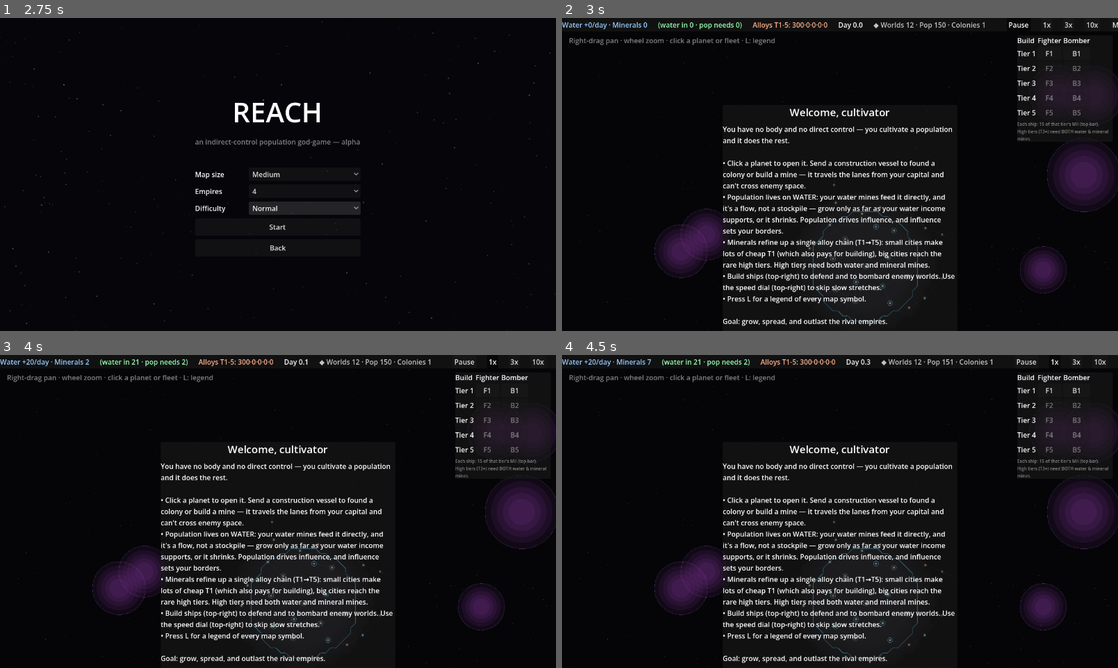
Above: before the commit, frames 1-4 (two rows, left to right).
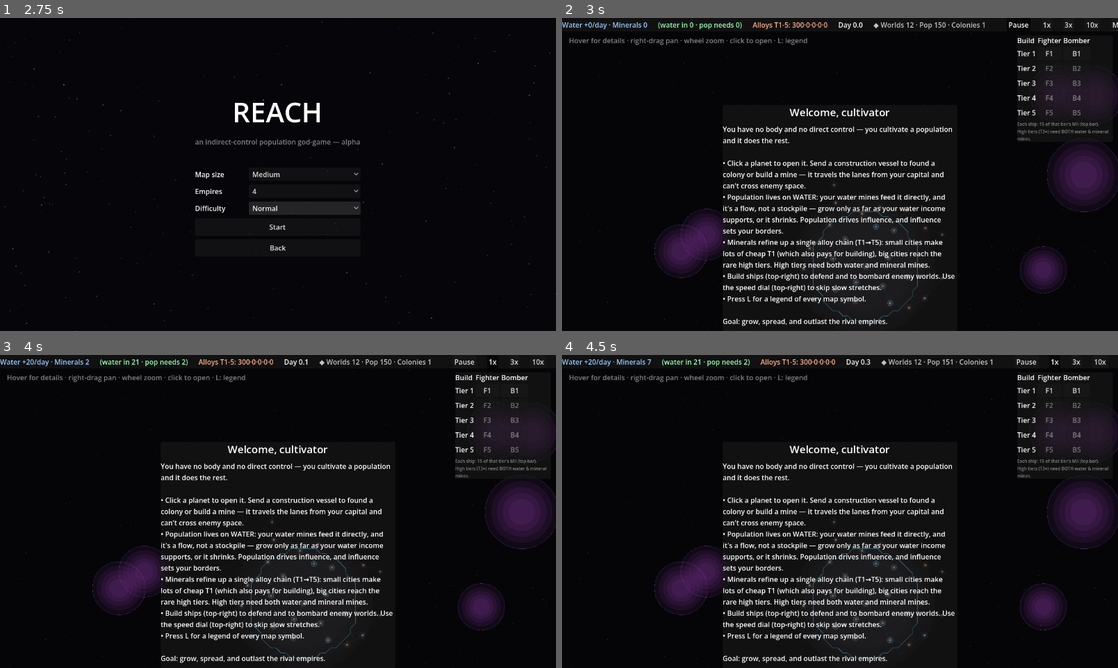
Above: after the commit, the same moments.

Repository: evyatarmitz/reach
Game: Godot game, scene res://menu/menu.tscn
The game is run twice, just before and just after one commit, with the same random seed, the same clock (stepped at 60 frames per second) and the same inputs.
Inputs:
- Up to frame 1 (2.75 s): click "New Game" at 0.5 s; click "Normal" at 1.25 s; click "Normal" at 2 s
- Up to frame 2 (3 s): click "Start" at 2.75 s
- Up to frame 3 (4 s): click "1x" at 3.5 s
- Up to frame 4 (4.5 s): click "1x" at 4.25 s

Frame 1 is identical in both runs. In frame 2, 0.4% of the frame differs, in the area x 1-69%, y 6-93%; in frame 3, 0.4%; in frame 4, 0.4%.

Commit message:
0.79.0 - graphics/ui batch 3: sharper + depth, Paradox-style hover tooltip
Sharper: enabled 4x MSAA on the 2D canvas (anti_aliasing/quality/msaa_2d=2) so every
drawn circle/line/arc edge (stars, rings, borders, ships) is smooth instead of jagged.
Fog grid finer again (FOG_CELL 30->22, FIELD_MAX_CELLS 100->130) for a crisper lit edge -
affordable since the bake runs off-thread.

Depth: _draw_star reworked into a layered luminous body (wide faint corona, coloured glow
falloff, bright core, hot white pip). Map name labels now draw with a soft dark
drop-shadow (_draw_name) so they lift off the fog.

Hover tooltip (Paradox-style): a floating PanelContainer+RichTextLabel (BBCode, dark card
with border+shadow, mouse-transparent, cursor-following and screen-clamped).
_update_tooltip runs every frame: a HUD explainer when the cursor is over a registered
figure (water/minerals, water balance, alloy tiers - each explains the mechanic), else a
rich node card (name, coloured owner, deposit, population/city status, mine, structures,
live combat, in-view vs last-seen) over a known map node. The old hover line moved into
the tooltip; the hint line now just lists controls.

Verified: 140 tests pass, draw_smoke clean, and a headless probe confirms the node card
and HUD tips render.

Diff:
--- a/desktop/game/main.gd
+++ b/desktop/game/main.gd
@@ -29,17 +29,17 @@
                             # 0.5s rebake was a synchronous main-thread spike that
                             # stuttered camera pans. Contour is drawn as a smooth curve
                             # so a coarser grid barely changes how the border looks.
-const FIELD_MAX_CELLS := 100.0  # cap fog/border grid cells per axis (was 150); keeps
-                                # the rebake affordable — cost is ~cells², so 150→100
-                                # is a >2x cut on maps that hit the cap.
+const FIELD_MAX_CELLS := 130.0  # cap fog/border grid cells per axis. Bumped 100→130 for
+                                # a sharper fog/border edge now that the bake runs on a
+                                # worker thread (cost is ~cells² but off the main frame).
 const BORDER_REFRESH := 0.6
 const UI_REFRESH := 0.066   # HUD/panel refresh cadence (~15 Hz), decoupled from FPS
 const LABEL_ZOOM := 0.85     # only draw per-system name/count labels at/above this
                              # zoom — when zoomed out they overlap into unreadable
                              # mush AND draw_string dominates frame cost.
 const BORDER_EPS := 0.01     # tiny rival-claim floor so bubble-vs-empty edges draw
-const FOG_CELL := 30.0       # sample cell for the fog texture (was 22; linearly
-                             # filtered, so coarser stays smooth — cuts rebake cost)
+const FOG_CELL := 22.0       # sample cell for the fog texture (linearly filtered). Finer
+                             # again (30→22) for a crisper lit edge; bake is off-thread.
 # VR fill. The fog must reach PAST the border (the border is your influence edge;
 # the fog is your SIGHT, which sees further). VR_SIGHT_REACH is how far sight
 # extends beyond influence reach — the player's fog claim is sampled with reach
@@ -95,6 +95,9 @@
 var day_label: Label
 var standing_label: Label
 var hint_label: Label
+var _tooltip_panel: PanelContainer   # Paradox-style hover popup (map nodes + HUD terms)
+var _tooltip_label: RichTextLabel
+var _ui_tips: Array = []              # [Control, bbcode] HUD elements with an explainer
 var event_label: Label          # top-left feed of recent autonomous events
 var _events: Array = []         # [day, text] recent events, newest last
 var _prev_pcolonies: Dictionary = {}  # planet_id -> system_id, player's colonies
@@ -286,6 +289,7 @@
 		_border_timer = BORDER_REFRESH
 		_start_rebake()
 	_apply_camera()   # every frame → smooth pan/zoom
+	_update_tooltip() # every frame so the hover popup tracks the cursor smoothly
 	# HUD/panel + hover + events refresh at ~15 Hz, not every frame: they run sim
 	# queries that don't need per-frame updates and were choking input/pan.
 	_ui_timer -= delta
@@ -971,8 +975,8 @@
 				if cc > 0:
 					draw_string(font, sys.map_pos + Vector2(14.0, -12.0), str(cc),
 						HORIZONTAL_ALIGNMENT_LEFT, -1, 11, Color(0.35, 1.0, 0.5))
-				draw_string(font, sys.map_pos + Vector2(-60.0, 26.0), sys.name,
-					HORIZONTAL_ALIGNMENT_CENTER, 120, 12, Color(1, 1, 1, 0.65))
+				_draw_name(font, sys.map_pos + Vector2(-60.0, 26.0), sys.name,
+					Color(1, 1, 1, 0.85))
 		else:
 			# Explored but out of VR: dim star + the frozen last-seen snapshot
 			# (owner ring + colony count as of last sight — no live data).
@@ -991,8 +995,8 @@
 				if scc > 0:
 					draw_string(font, sys.map_pos + Vector2(14.0, -12.0), str(scc),
 						HORIZONTAL_ALIGNMENT_LEFT, -1, 11, Color(0.5, 0.7, 0.55, 0.6))
-				draw_string(font, sys.map_pos + Vector2(-60.0, 26.0), sys.name,
-					HORIZONTAL_ALIGNMENT_CENTER, 120, 12, Color(1, 1, 1, 0.35))
+				_draw_name(font, sys.map_pos + Vector2(-60.0, 26.0), sys.name,
+					Color(1, 1, 1, 0.5))
 
 	# Combat indicators (for systems the player can see): a LIVE battle or bombardment
 	# pulses persistently and distinctly; recently-ended combat leaves a fading
@@ -1094,6 +1098,95 @@
 # bright square overlaid = a mine; plus a square for a system supply depot.
 # One-line hover readout for the hint area — live detail for a system in sight, the
 # frozen last-seen snapshot otherwise (respects fog; no live enemy data in grey).
+func _add_ui_tip(ctrl: Control, bbcode: String) -> void:
+	_ui_tips.append([ctrl, bbcode])
+
+
+# Drive the floating hover tooltip: a HUD explainer if the cursor is over a registered
+# HUD figure, else a rich node card if it's over a known map node, else hidden. Follows
+# the cursor, flipped/clamped so it never runs off-screen.
+func _update_tooltip() -> void:
+	if _tooltip_panel == null:
+		return
+	if (intro_overlay != null and intro_overlay.visible) \
+			or (legend_panel != null and legend_panel.visible):
+		_tooltip_panel.visible = false
+		return
+	var sm := get_viewport().get_mouse_position()
+	var txt := ""
+	for entry in _ui_tips:
+		var c: Control = entry[0]
+		if c.visible and c.get_global_rect().has_point(sm):
+			txt = entry[1]
+			break
+	if txt == "" and not _hover_hold and _hover_system != -1 \
+			and _sys_known(_hover_system):
+		txt = _node_tooltip(_hover_system)
+	if txt == "":
+		_tooltip_panel.visible = false
+		return
+	_tooltip_label.text = txt
+	_tooltip_panel.visible = true
+	_tooltip_panel.reset_size()
+	var vp := get_viewport_rect().size
+	var sz := _tooltip_panel.size
+	var p := sm + Vector2(18.0, 18.0)
+	if p.x + sz.x > vp.x:
+		p.x = sm.x - sz.x - 14.0
+	if p.y + sz.y > vp.y:
+		p.y = sm.y - sz.y - 14.0
+	_tooltip_panel.position = Vector2(maxf(4.0, p.x), maxf(4.0, p.y))
+
+
+# Rich (BBCode) hover card for a known map node — name, owner, population, deposit,
+# mine, structures, live combat, and whether it's live or last-seen intel.
+func _node_tooltip(sid: int) -> String:
+	var sys: StarSystem = sim.systems[sid]
+	var live := _sys_live(sid)
+	var snap: Dictionary = _stale.get(sid, {})
+	var lines: Array = ["[b]%s[/b]" % sys.name]
+	var owner: int = _system_owner.get(sid, -1) if live else int(snap.get("owner", -1))
+	if owner != -1:
+		var e: Empire = sim.empires[owner]
+		lines.append("[color=#%s]●[/color] %s" % [e.color.to_html(false), e.name])
+	else:
+		lines.append("[color=#888888]○[/color] unclaimed")
+	var pl: Planet = sim.planets[sys.planet_ids[0]]
+	if pl.deposit_type == SimConstants.Deposit.WATER:
+		lines.append("Deposit: [color=#88bbff]Water[/color]")
+	elif pl.deposit_type == SimConstants.Deposit.MINERAL:
+		lines.append("Deposit: [color=#d0a060]Minerals[/color]")
+	if live:
+		var c: Colony = pl.colony
+		if c != null:
+			var st := "city" if c.established else "colony · %d%% to activation" \
+				% int(c.activation_progress() * 100.0)
+			lines.append("Population: [b]%.0f[/b]  ([i]%s[/i])" % [c.population, st])
+		if pl.has_mine():
+			lines.append("Mine: %s (L%d)" % [sim.empires[pl.mine_empire_id].name,
+				pl.mine_level + 1])
+		var structs: Array = []
+		if sys.depot_empire_id != -1:
+			structs.append("supply depot")
+		if sys.obs_post_empire_id != -1:
+			structs.append("observation post")
+		if sys.transport_empire_id != -1:
+			structs.append("transport hub")
+		if not structs.is_empty():
+			lines.append("Structures: %s" % ", ".join(structs))
+		var kind: int = sim.combat_kind.get(sid, -1)
+		if kind == 0:
+			lines.append("[color=#ff6644]⚔ battle in progress[/color]")
+		elif kind == 1:
+			lines.append("[color=#ffcc44]☄ under bombardment[/color]")
+		lines.append("[color=#7a8a99][i]in your view[/i][/color]")
+	else:
+		if snap.get("planets", {}).get(sys.planet_ids[0], {}).get("colony", false):
+			lines.append("Colony (as last seen)")
+		lines.append("[color=#7a8a99][i]out of view — last-seen intel[/i][/color]")
+	return "\n".join(lines)
+
+
 func _hover_summary(sid: int) -> String:
 	var sys: StarSystem = sim.systems[sid]
 	# Live combat takes over the readout: who's fighting and how strong.
@@ -1151,16 +1244,32 @@
 		_: return Color(1.0, 0.62, 0.42)   # orange-red
 
 
+# A centered map label with a soft dark drop-shadow, so names lift off the fog/stars
+# (depth + readability) instead of blending into the background.
+func _draw_name(font: Font, pos: Vector2, text: String, col: Color) -> void:
+	draw_string(font, pos + Vector2(1.0, 1.5), text, HORIZONTAL_ALIGNMENT_CENTER, 120,
+		12, Color(0.0, 0.0, 0.0, col.a * 0.85))
+	draw_string(font, pos, text, HORIZONTAL_ALIGNMENT_CENTER, 120, 12, col)
+
+
 func _draw_star(pos: Vector2, col: Color, intensity: float, scale := 1.0) -> void:
-	# Soft glow (stacked low-alpha discs) under a bright near-white core. scale grows
-	# the whole star with the system's population, so bigger powers read at a glance.
+	# A luminous body with depth: a wide faint corona, tighter coloured glow layers, a
+	# bright core and a hot near-white pip. scale grows it with the system's population.
+	# Stacked translucent discs read as volume; MSAA keeps every edge crisp.
+	var corona := col
+	corona.a = 0.06 * intensity
+	draw_circle(pos, 20.0 * scale, corona)          # outer haze — the "reach" of the light
+	corona.a = 0.10 * intensity
+	draw_circle(pos, 13.0 * scale, corona)
 	var g := col
-	for i in 3:
-		g.a = (0.05 + i * 0.05) * intensity
-		draw_circle(pos, (12.0 - i * 3.0) * scale, g)
-	var core := col.lerp(Color.WHITE, 0.45)
-	core.a = 0.55 + 0.45 * intensity
-	draw_circle(pos, (4.2 + 0.8 * intensity) * scale, core)
+	for i in 3:                                       # coloured glow falloff
+		g.a = (0.14 + i * 0.10) * intensity
+		draw_circle(pos, (9.0 - i * 2.4) * scale, g)
+	var core := col.lerp(Color.WHITE, 0.55)
+	core.a = 0.7 + 0.3 * intensity
+	draw_circle(pos, (3.6 + 0.8 * intensity) * scale, core)
+	var pip := Color(1, 1, 1, 0.85 * intensity)      # hot white centre for a sharp glint
+	draw_circle(pos, (1.4 + 0.4 * intensity) * scale, pip)
 
 
 func _draw_system_symbols(sys: StarSystem) -> void:
@@ -1241,6 +1350,11 @@
 	raw_label.modulate = Color(0.6, 0.8, 1.0)     # T0 raw — cool blue
 	goods_label.modulate = Color(0.6, 1.0, 0.7)   # T1 goods — green
 	mil_label.modulate = Color(1.0, 0.7, 0.55)    # military — warm
+	# Paradox-style explainers: hovering a HUD figure opens a window telling you what it
+	# is and how the mechanic works. (Map-node hover is handled in _update_tooltip.)
+	_add_ui_tip(raw_label, "[b]Water & Minerals[/b]\n[color=#88bbff]Water[/color] is your population's lifeblood — a [i]flow[/i], not a stockpile. Each day your water mines produce some and your people consume some; the number shown is the net per day. Population grows only while it's positive, and shrinks when negative. You can't bank a surplus, so pop settles at the level your water territory supports.\n\n[color=#d0a060]Minerals[/color] are the one raw you DO stockpile — mined, then refined up the alloy chain.")
+	_add_ui_tip(goods_label, "[b]Water balance[/b]\nWhat your mines bring in per day vs. what your whole population needs per day. Hold more water worlds (or upgrade their mines) to raise the ceiling and let population climb higher.")
+	_add_ui_tip(mil_label, "[b]Alloys, tiers 1–5[/b]\nMinerals refine into tier-1 alloy; each higher tier is refined from the one below, and only bigger cities reach the higher tiers. Higher tiers are far rarer (a pyramid). [color=#aaffaa]Tier 1[/color] also pays for construction; ships of tier N cost tier-N alloy. Tiers 3+ need you to mine BOTH water and minerals.")
 
 	hint_label = Label.new()
 	hint_label.modulate = Color(1, 1, 1, 0.5)
@@ -1252,6 +1366,31 @@
 	event_label.add_theme_font_size_override("font_size", 12)
 	event_label.modulate = Color(1, 0.9, 0.7, 0.85)
 	layer.add_child(event_label)
+
+	# Floating hover tooltip (Paradox-style). Raised above the HUD via z_index; never
+	# eats mouse input so it can't block clicks or its own hover target.
+	_tooltip_panel = PanelContainer.new()
+	_tooltip_panel.visible = false
+	_tooltip_panel.z_index = 200
+	_tooltip_panel.mouse_filter = Control.MOUSE_FILTER_IGNORE
+	var tsb := StyleBoxFlat.new()
+	tsb.bg_color = Color(0.07, 0.08, 0.11, 0.97)
+	tsb.border_color = Color(0.45, 0.55, 0.75, 0.7)
+	tsb.set_border_width_all(1)
+	tsb.set_corner_radius_all(5)
+	tsb.set_content_margin_all(9)
+	tsb.shadow_color = Color(0, 0, 0, 0.5)
+	tsb.shadow_size = 6
+	_tooltip_panel.add_theme_stylebox_override("panel", tsb)
+	_tooltip_label = RichTextLabel.new()
+	_tooltip_label.bbcode_enabled = true
+	_tooltip_label.fit_content = true
+	_tooltip_label.autowrap_mode = TextServer.AUTOWRAP_WORD_SMART
+	_tooltip_label.custom_minimum_size = Vector2(300, 0)
+	_tooltip_label.mouse_filter = Control.MOUSE_FILTER_IGNORE
+	_tooltip_label.add_theme_font_size_override("normal_font_size", 13)
+	_tooltip_panel.add_child(_tooltip_label)
+	layer.add_child(_tooltip_panel)
 
 	var spacer := Control.new()
 	spacer.size_flags_horizontal = Control.SIZE_EXPAND_FILL
@@ -1658,10 +1797,9 @@
 		hint_label.text = "Planet actions · Esc to close"
 		_show_system_panel(view_system_id)
 		return
-	if _hover_system != -1 and _sys_known(_hover_system):
-		hint_label.text = _hover_summary(_hover_system)
-	else:
-		hint_label.text = "Right-drag pan · wheel zoom · click a planet or fleet · L: legend"
+	# Node details now live in the hover tooltip (near the cursor); the hint line just
+	# reminds the controls.
+	hint_label.text = "Hover for details · right-drag pan · wheel zoom · click to open · L: legend"
 	panel.visible = false
 	_panel_system = -1
 
--- a/desktop/project.godot
+++ b/desktop/project.godot
@@ -19,3 +19,6 @@
 ; integrated GPUs and virtual machines that lack Vulkan — fewer "won't start" reports.
 renderer/rendering_method="gl_compatibility"
 renderer/rendering_method.mobile="gl_compatibility"
+; 4x MSAA on the 2D canvas: smooths every drawn circle/line/arc edge (stars, borders,
+; ships, rings) so the map reads crisp instead of jagged/pixelised.
+anti_aliasing/quality/msaa_2d=2
Not shown, changed: artifacts/notes/TODO.md
